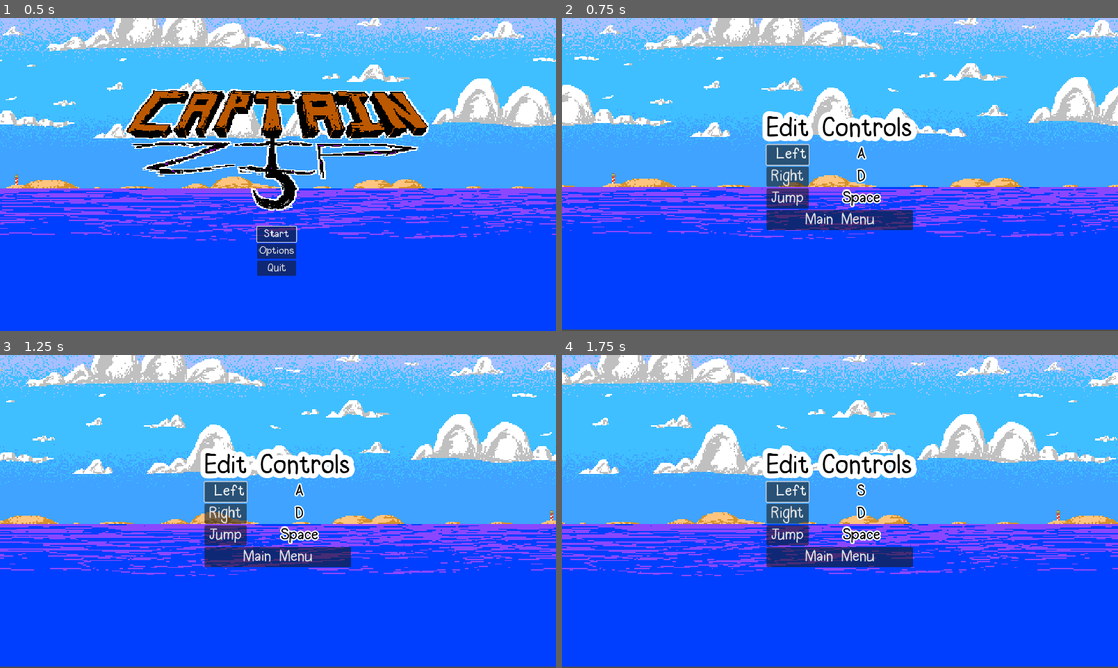
Above: before the commit, frames 1-4 (two rows, left to right).
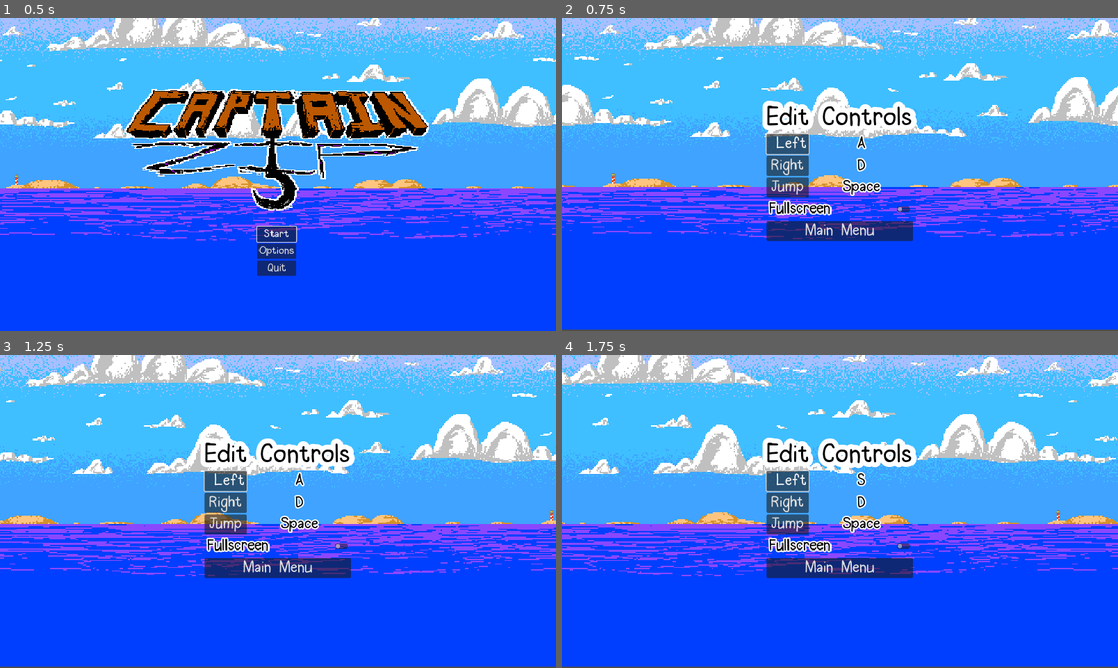
Above: after the commit, the same moments.

Repository: The-Randalorian/CaptainZip
Game: Godot game, scene res://Levels/main menu.tscn
The game is run twice, just before and just after one commit, with the same random seed, the same clock (stepped at 60 frames per second) and the same inputs.
Inputs:
- Up to frame 1 (0.5 s): no input
- Up to frame 2 (0.75 s): click "Options" at 0.5 s
- Up to frame 3 (1.25 s): no input
- Up to frame 4 (1.75 s): tap Enter (ui_accept) at 1.25 s; hold D (move_right) from 1.28 s (still down); tap S (move_detach) at 1.35 s; tap Space (move_jump) at 1.52 s

Frame 1 is identical in both runs. In frame 2, 5.8% of the frame differs, in the area x 36-64%, y 26-72%; in frame 3, 5.8%; in frame 4, 6.0%.

Commit message:
Add fullscreen toggle

Diff:
--- /dev/null
+++ b/Fullscreen Button.gd
@@ -0,0 +1,18 @@
+extends CheckButton
+
+
+# Called when the node enters the scene tree for the first time.
+func _ready():
+	button_pressed = DisplayServer.window_get_mode() == DisplayServer.WINDOW_MODE_FULLSCREEN
+
+
+# Called every frame. 'delta' is the elapsed time since the previous frame.
+func _process(delta):
+	pass
+
+
+func _on_pressed():
+	if DisplayServer.window_get_mode() == DisplayServer.WINDOW_MODE_FULLSCREEN:
+		DisplayServer.window_set_mode(DisplayServer.WINDOW_MODE_WINDOWED)
+	else:
+		DisplayServer.window_set_mode(DisplayServer.WINDOW_MODE_FULLSCREEN)
--- a/Levels/Options.tscn
+++ b/Levels/Options.tscn
@@ -9,6 +9,7 @@
 [ext_resource type="Script" path="res://Misc_Scripts/move_left_label.gd" id="6_rwjx7"]
 [ext_resource type="Script" path="res://Misc_Scripts/move_right_label.gd" id="7_437yc"]
 [ext_resource type="Script" path="res://Misc_Scripts/move_jump_label.gd" id="8_h6cw5"]
+[ext_resource type="Script" path="res://Fullscreen Button.gd" id="9_h3r8g"]
 
 [sub_resource type="Animation" id="Animation_lavqv"]
 resource_name = "scroll"
@@ -166,6 +167,23 @@
 horizontal_alignment = 1
 script = ExtResource("8_h6cw5")
 
+[node name="Fullscreen Button" type="CheckButton" parent="CenterContainer/VBoxContainer"]
+layout_mode = 2
+theme_override_colors/font_color = Color(0, 0, 0, 1)
+theme_override_colors/font_pressed_color = Color(0, 0, 0, 1)
+theme_override_colors/font_hover_color = Color(0, 0, 0, 1)
+theme_override_colors/font_hover_pressed_color = Color(0, 0, 0, 1)
+theme_override_colors/font_focus_color = Color(0, 0, 0, 1)
+theme_override_colors/font_disabled_color = Color(0, 0, 0, 1)
+theme_override_colors/font_outline_color = Color(1, 1, 1, 1)
+theme_override_constants/outline_size = 12
+theme_override_fonts/font = ExtResource("3_lddbu")
+theme_override_font_sizes/font_size = 36
+button_pressed = true
+text = "Fullscreen"
+expand_icon = true
+script = ExtResource("9_h3r8g")
+
 [node name="MainMenu" type="Button" parent="CenterContainer/VBoxContainer"]
 layout_mode = 2
 theme_override_fonts/font = ExtResource("3_lddbu")
@@ -186,4 +204,5 @@
 [connection signal="pressed" from="CenterContainer/VBoxContainer/GridContainer/MoveRight" to="." method="_on_move_right_pressed"]
 [connection signal="pressed" from="CenterContainer/VBoxContainer/GridContainer/detach" to="." method="_on_detach_pressed"]
 [connection signal="pressed" from="CenterContainer/VBoxContainer/GridContainer/Jump" to="." method="_on_jump_pressed"]
+[connection signal="pressed" from="CenterContainer/VBoxContainer/Fullscreen Button" to="CenterContainer/VBoxContainer/Fullscreen Button" method="_on_pressed"]
 [connection signal="pressed" from="CenterContainer/VBoxContainer/MainMenu" to="." method="_on_main_menu_pressed"]
--- a/Levels/Pause_Menu.tscn
+++ b/Levels/Pause_Menu.tscn
@@ -8,6 +8,7 @@
 [ext_resource type="Script" path="res://Misc_Scripts/move_left_label.gd" id="6_2k03n"]
 [ext_resource type="Script" path="res://Misc_Scripts/move_right_label.gd" id="7_5rubb"]
 [ext_resource type="Script" path="res://Misc_Scripts/move_jump_label.gd" id="8_mpvqk"]
+[ext_resource type="Script" path="res://Fullscreen Button.gd" id="9_j2vyh"]
 
 [node name="PauseMenu" type="Control"]
 process_mode = 3
@@ -55,7 +56,6 @@
 script = ExtResource("3_cv8h3")
 
 [node name="Options" type="Control" parent="."]
-visible = false
 layout_mode = 1
 anchors_preset = 15
 anchor_right = 1.0
@@ -165,6 +165,23 @@
 text = "Space"
 horizontal_alignment = 1
 script = ExtResource("8_mpvqk")
+
+[node name="Fullscreen Button" type="CheckButton" parent="Options/CenterContainer/VBoxContainer"]
+layout_mode = 2
+theme_override_colors/font_color = Color(0, 0, 0, 1)
+theme_override_colors/font_pressed_color = Color(0, 0, 0, 1)
+theme_override_colors/font_hover_color = Color(0, 0, 0, 1)
+theme_override_colors/font_hover_pressed_color = Color(0, 0, 0, 1)
+theme_override_colors/font_focus_color = Color(0, 0, 0, 1)
+theme_override_colors/font_disabled_color = Color(0, 0, 0, 1)
+theme_override_colors/font_outline_color = Color(1, 1, 1, 1)
+theme_override_constants/outline_size = 12
+theme_override_fonts/font = ExtResource("1_sgii4")
+theme_override_font_sizes/font_size = 36
+button_pressed = true
+text = "Fullscreen"
+expand_icon = true
+script = ExtResource("9_j2vyh")
 
 [node name="MainMenu" type="Button" parent="Options/CenterContainer/VBoxContainer"]
 layout_mode = 2
@@ -179,4 +196,5 @@
 [connection signal="pressed" from="Options/CenterContainer/VBoxContainer/GridContainer/MoveRight" to="." method="_on_move_right_pressed"]
 [connection signal="pressed" from="Options/CenterContainer/VBoxContainer/GridContainer/detach" to="." method="_on_detach_pressed"]
 [connection signal="pressed" from="Options/CenterContainer/VBoxContainer/GridContainer/Jump" to="." method="_on_jump_pressed"]
+[connection signal="pressed" from="Options/CenterContainer/VBoxContainer/Fullscreen Button" to="Options/CenterContainer/VBoxContainer/Fullscreen Button" method="_on_pressed"]
 [connection signal="pressed" from="Options/CenterContainer/VBoxContainer/MainMenu" to="." method="_on_main_menu_pressed"]
Not shown: 1 places in Levels/Options.tscn that only renumber resources
Not shown: 1 places in Levels/Pause_Menu.tscn that only renumber resources
